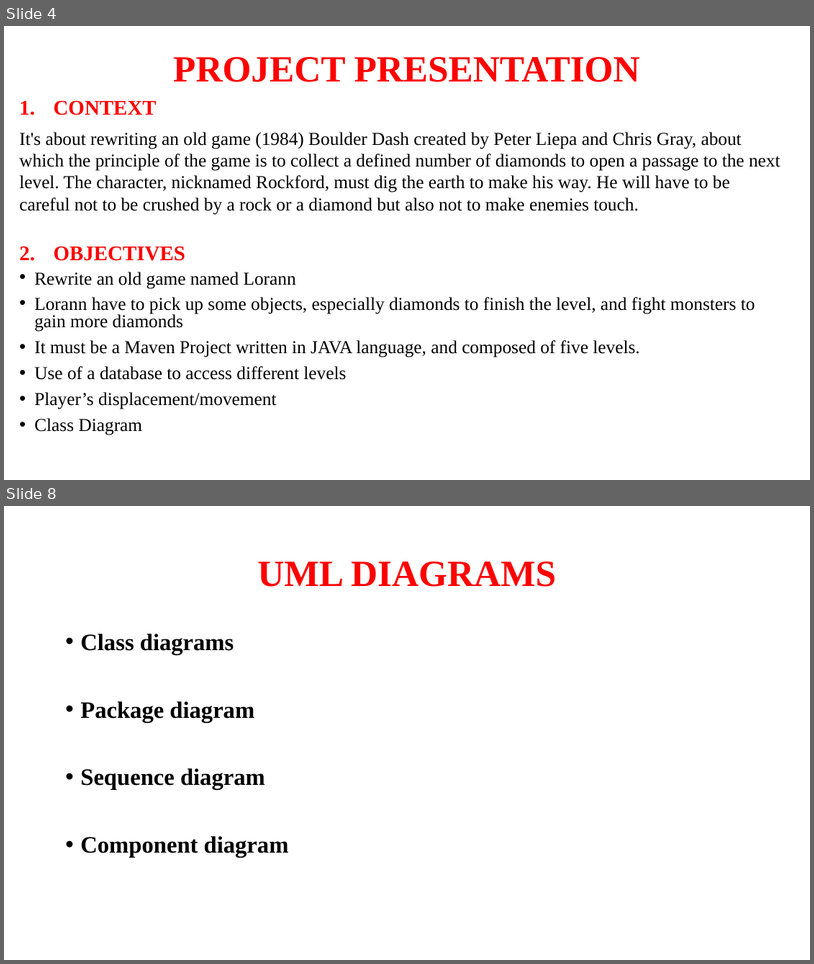
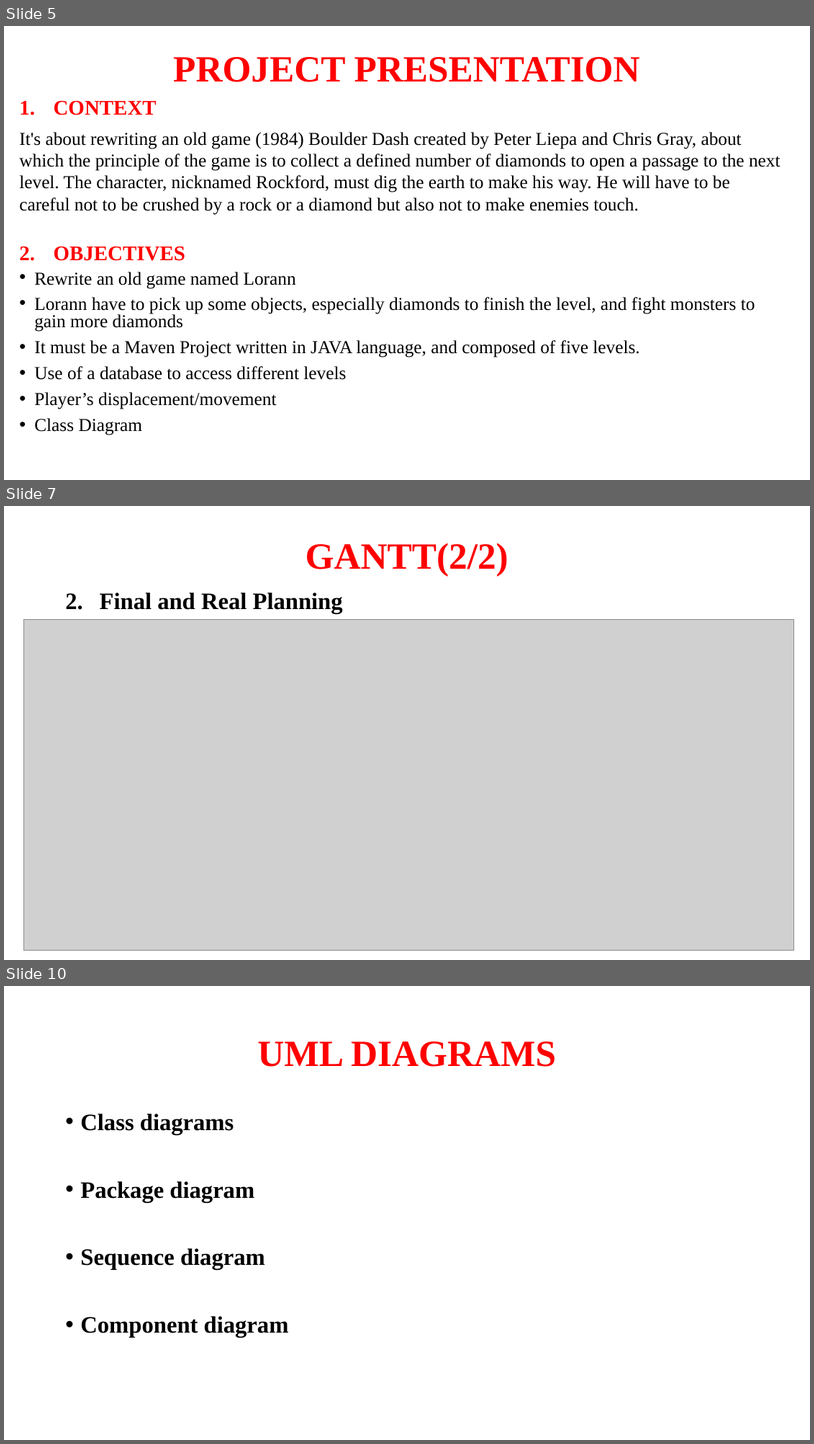
Before and after one commit to NGUESSIE-FABIOLA/BoulderDash, a slide deck: masterpom/PROJET UML.pptx. Shown one above the other, each under a label of ours: slides 4 and 8 before the commit, slides 5, 7 and 10 after it; the slides between them are not shown. The pictures are 814x964 and 814x1444 pixels, drawn with LibreOffice and Linux fonts; fonts in the diff are those of the drawing; grey boxes stand for pictures; background and template pictures are left out. Boxes give left, top, right and bottom in pixels: in the first picture for what was removed or moved away, otherwise in the second. Text is boxed around its words. In the diff, an @@ line names an element or a change of style, - is before the commit and + after.

```diff
--- a/masterpom/PROJET UML.pptx
+++ b/masterpom/PROJET UML.pptx
@@ slide 7 added at [4, 506, 810, 960], background picture (left out) @@
@@ title added at [306, 543, 509, 576], 44 pt, text #FF0000, bold @@
+GANTT(2/2)
@@ text added at [100, 592, 343, 613], 28 pt, text #000000, bold @@
+2. Final and Real Planning
@@ picture added at [23, 619, 794, 950] @@
@@ what was slide 4 is now slide 5 @@
@@ what was slide 8 is now slide 10 @@
```
Also in this commit, not shown: 10 slides changed, 5 other slides added, 10 other files.
